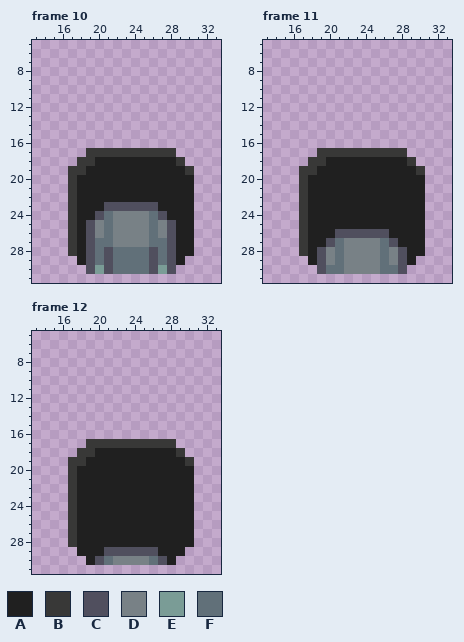
One commit to this pixel-art file: assets/sprites/adventure/hq/animech_descend.aseprite. Above is the file before it was changed.
48x48 pixels, 13 frames. Colours within 5 levels of each other are drawn and written as one. Shown: frame 10: x 13..33, y 5..31; frame 11: x 13..33, y 5..31; frame 12: x 13..33, y 5..31. The commit also changed other frames, which this record leaves out.
Visible layers, top first: "Layer 2", "Layer 3".
Palette (. is transparent): A #202020  B #383837  C #504f5e  D #788186  E #7a9c96  F #617079
Pixels before, frame 10, first column x 17:
17 ..BBBBBBBBBB..
18 .BBAAAAAAAAAB.
19 BBAAAAAAAAAAAB
20 BAAAAAAAAAAAAA
21 BAAAAAAAAAAAAA
22 BAAAAAAAAAAAAA
23 BAAACCCCCCAAAA
24 BAACFDDDDFCAAA
25 BACDFDDDDFDCAA
26 BACDFDDDDFDCAA
27 BACFFDDDDFFCAA
28 BACFCFFFFCFCAA
29 .ACFCFFFFCFCA.
30 ..CECFFFFCEC..
Pixels before, frame 11, first column x 17:
17 ..BBBBBBBBBB..
18 .BBAAAAAAAAAB.
19 BBAAAAAAAAAAAB
20 BAAAAAAAAAAAAA
21 BAAAAAAAAAAAAA
22 BAAAAAAAAAAAAA
23 BAAAAAAAAAAAAA
24 BAAAAAAAAAAAAA
25 BAAAAAAAAAAAAA
26 BAAACCCCCCAAAA
27 BAACFDDDDFCAAA
28 BACDFDDDDFDCAA
29 .ACDFDDDDFDCA.
30 ..CFFDDDDFFC..
Pixels before, frame 12, first column x 17:
17 ..BBBBBBBBBB..
18 .BBAAAAAAAAAB.
19 BBAAAAAAAAAAAB
20 BAAAAAAAAAAAAA
21 BAAAAAAAAAAAAA
22 BAAAAAAAAAAAAA
23 BAAAAAAAAAAAAA
24 BAAAAAAAAAAAAA
25 BAAAAAAAAAAAAA
26 BAAAAAAAAAAAAA
27 BAAAAAAAAAAAAA
28 BAAAAAAAAAAAAA
29 .AAACCCCCCAAA.
30 ..ACFDDDDFCA..
The result:
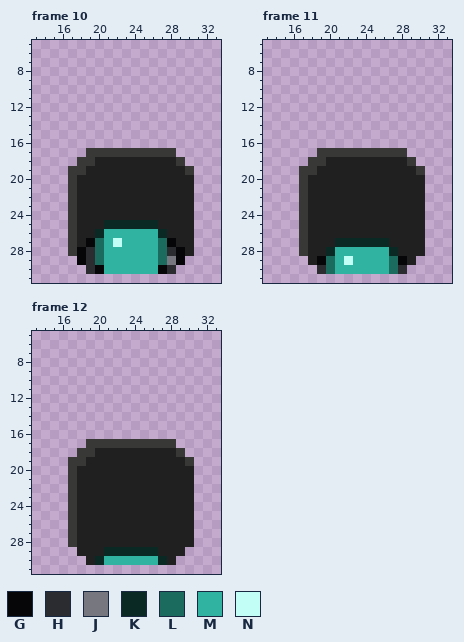
Colours new in this view: G #060608  H #2b2c2f  J #76777f  K #0a2924  L #1b6b5f  M #30b4a1  N #c2fef5
Change:
layer "Layer 2" now hidden
layer "Layer 4" added
Changed rows in their new state; - is an unchanged pixel.
Frame 10:
first column x 18:
23 ---AAAAAA---
24 --AAAAAAAA--
25 -AAKKKKKKAA-
26 -AKMMMMMMKA-
27 -GLMNMMMMLG-
28 GHLMMMMMMLHG
29 GHLMMMMMMLJG
30 -HGMMMMMMGH-
Frame 11:
first column x 19:
26 --AAAAAA--
27 -AKKKKKKA-
28 AKMMMMMMKA
29 GLMNMMMMLG
30 HLMMMMMMLH
Frame 12, layer "Layer 4":
first column x 20:
29 -KKKKKK-
30 KMMMMMMK
Pixel boxes of the changes (left, top, right, bottom) in both pictures:
changed: (77, 202, 185, 274)
changed: (317, 229, 407, 274)
changed: (95, 547, 167, 565)
